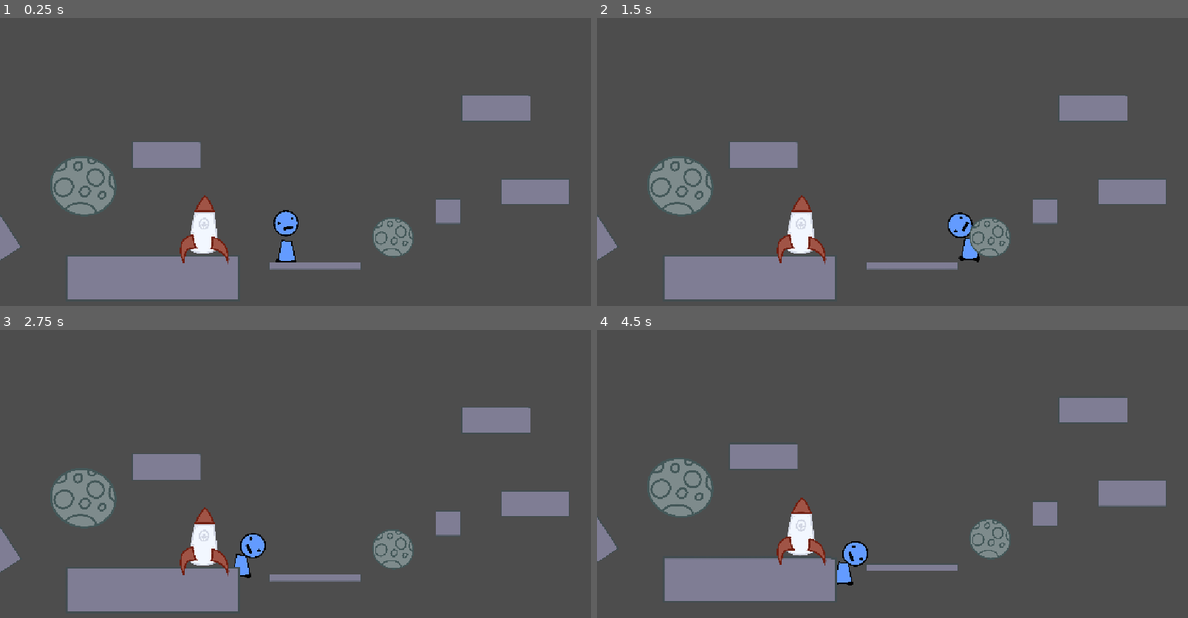
Above: before the commit, frames 1-4 (two rows, left to right).
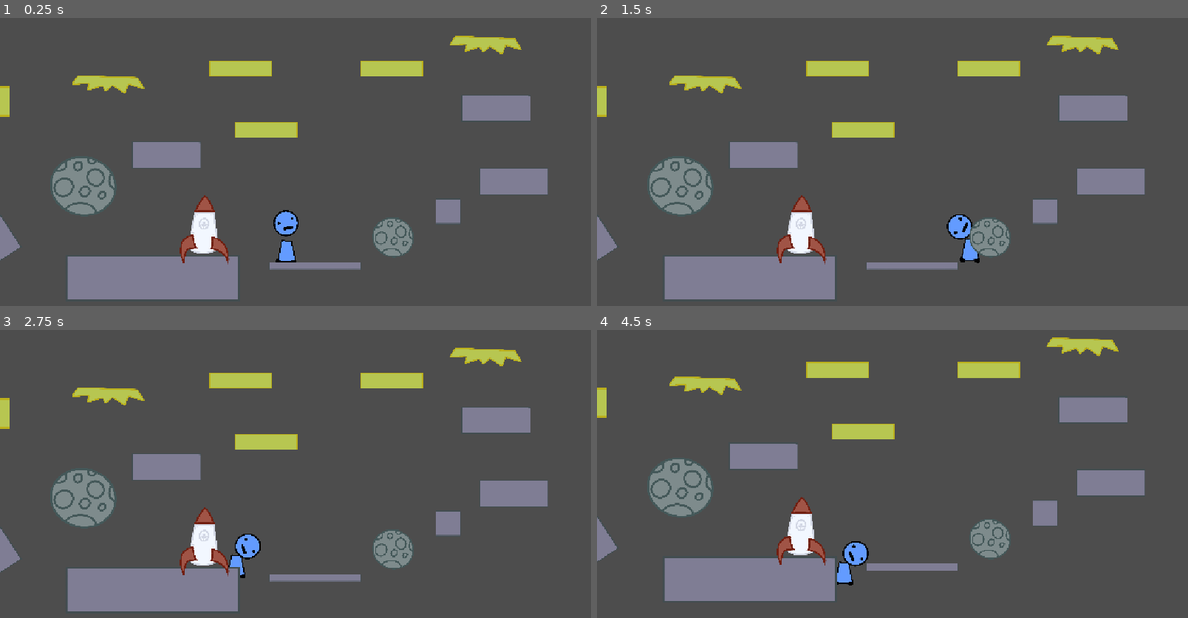
Above: after the commit, the same moments.

Repository: average4136/head-over-heels-game
Game: Godot game, scene res://Scenes/space_scene.tscn
The game is run twice, just before and just after one commit, with the same random seed, the same clock (stepped at 60 frames per second) and the same inputs. This scene is started directly instead of the project's main scene.
Inputs:
- Up to frame 1 (0.25 s): no input
- Up to frame 2 (1.5 s): tap Enter (ui_accept) at 0.5 s; hold D (move_right) from 0.53 s (still down); tap Space (jump) at 0.77 s
- Up to frame 3 (2.75 s): tap Space (jump) at 1.52 s; release D (move_right) at 2.03 s; hold A (move_left) from 2.03 s (still down)
- Up to frame 4 (4.5 s): release A (move_left) at 2.78 s; hold D (move_right) 2.78-4.28 s; tap Space (jump) at 3.02, 3.77 s; tap Enter (ui_accept) at 4.25 s; hold A (move_left) from 4.28 s (still down)

The runs differ from the first frame. In frame 1, 4.0% of the frame differs, in the area x 0-97%, y 6-65%; in frame 2, 4.2%; in frame 3, 4.4%; in frame 4, 4.4%, in the area x 0-97%, y 2-89%.

Commit message:
added star platforms to space level

Diff:
--- a/Scenes/space_scene.tscn
+++ b/Scenes/space_scene.tscn
@@ -4,6 +4,8 @@
 [ext_resource type="PackedScene" uid="uid://d3eu5ubs45wai" path="res://Scenes/Objects/Grey_block.tscn" id="2_spkxt"]
 [ext_resource type="PackedScene" uid="uid://cbp0wqs0t0y8s" path="res://Scenes/Objects/moon_platform.tscn" id="3_vqv81"]
 [ext_resource type="Texture2D" uid="uid://do5gjr26uy436" path="res://Assets/Decorations/rocket decor.png" id="4_spkxt"]
+[ext_resource type="PackedScene" uid="uid://v5o01rr38e1d" path="res://Scenes/Objects/yellow_block.tscn" id="5_jq4nj"]
+[ext_resource type="PackedScene" uid="uid://cspyc620ry3bq" path="res://Scenes/Objects/star_platform.tscn" id="6_dxw6d"]
 
 [node name="Space Scene" type="Node2D" unique_id=1614508694]
 
@@ -30,7 +32,7 @@
 scale = Vector2(0.36703715, 0.9467006)
 
 [node name="Node2D5" parent="." unique_id=552745981 instance=ExtResource("2_spkxt")]
-position = Vector2(931, 173)
+position = Vector2(850, 133)
 
 [node name="Node2D6" parent="." unique_id=1898511095 instance=ExtResource("2_spkxt")]
 position = Vector2(73, 461)
@@ -47,3 +49,22 @@
 position = Vector2(-361.00003, 317)
 scale = Vector2(0.27518362, 0.27518368)
 texture = ExtResource("4_spkxt")
+
+[node name="yellow block" parent="." unique_id=605724736 instance=ExtResource("5_jq4nj")]
+position = Vector2(252, -341)
+
+[node name="yellow block2" parent="." unique_id=1517800864 instance=ExtResource("5_jq4nj")]
+position = Vector2(-336, -342)
+
+[node name="yellow block3" parent="." unique_id=956577508 instance=ExtResource("5_jq4nj")]
+position = Vector2(-237, -101)
+
+[node name="star platform" parent="." unique_id=1685131188 instance=ExtResource("6_dxw6d")]
+position = Vector2(-859, -280)
+
+[node name="star platform2" parent="." unique_id=1071983857 instance=ExtResource("6_dxw6d")]
+position = Vector2(612, -432)
+
+[node name="yellow block4" parent="." unique_id=1287986369 instance=ExtResource("5_jq4nj")]
+position = Vector2(-1232.0001, -242)
+scale = Vector2(0.48800763, 1.850894)
